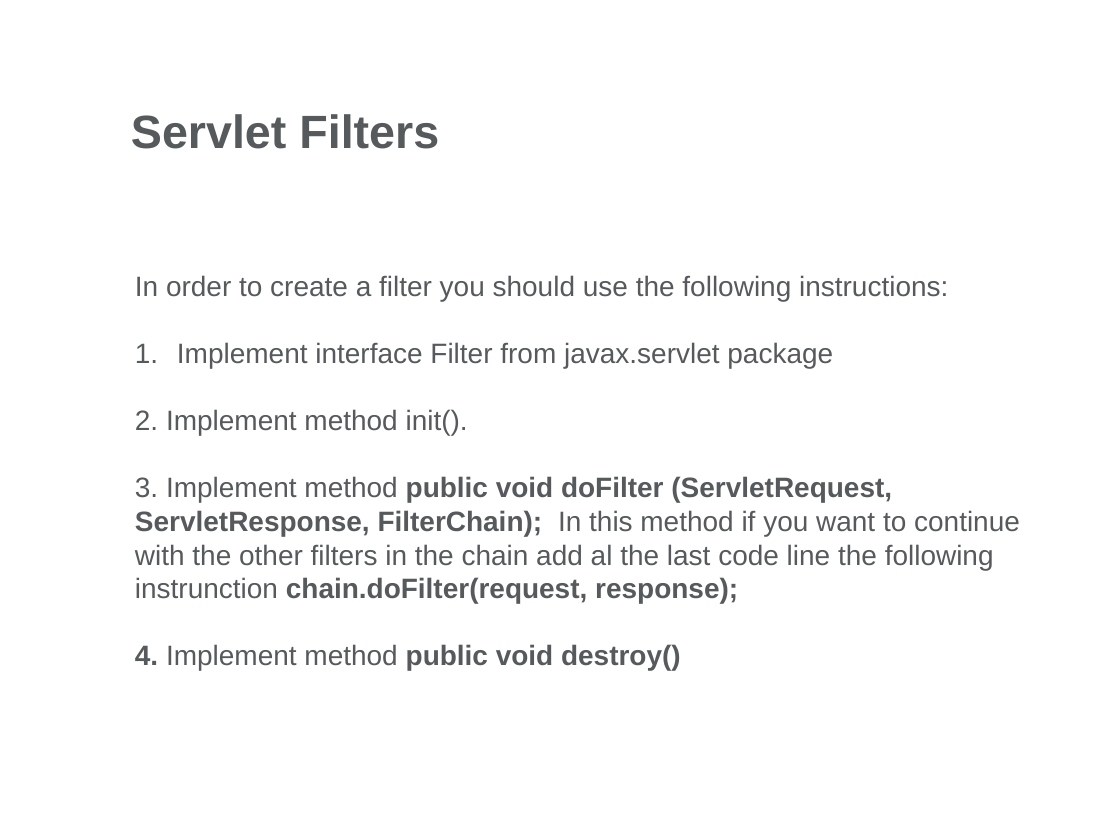
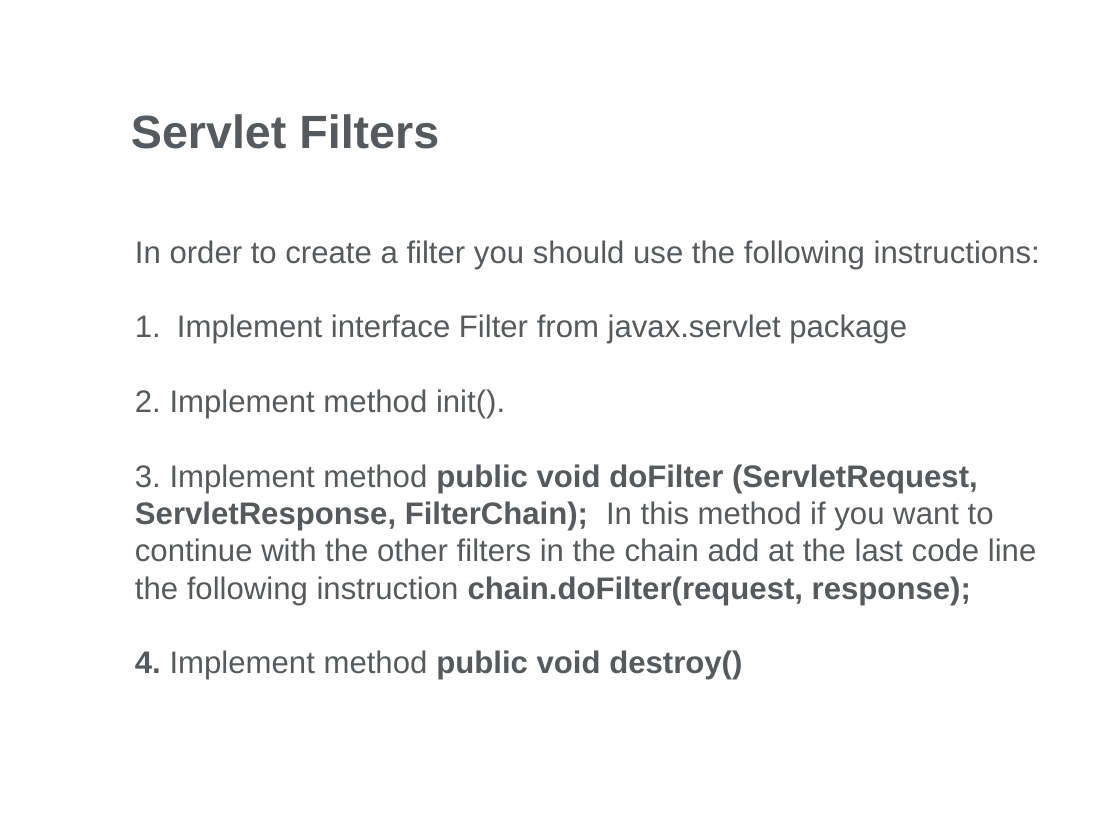
Before and after one commit to andreiapostol/JavaDocs, a slide deck: slide 22 of Servlets/Day2/Docs/Web Presentation-Part2.pptx. Drawn at 1120x840 pixels with LibreOffice and Linux fonts; fonts in the diff are those of the drawing; background and template pictures are left out. Boxes give left, top, right and bottom in pixels: in the first picture for what was removed or moved away, otherwise in the second. Text is boxed around its words. In the diff, an @@ line names an element or a change of style, - is before the commit and + after.

Commit message:
servlets

```diff
--- a/Servlets/Day2/Docs/Web Presentation-Part2.pptx
+++ b/Servlets/Day2/Docs/Web Presentation-Part2.pptx
@@ text "In order to create a ...": place and size @@
-text "In order to create a ..." at (135,275,1020,671)
+text "In order to create a ..." at (135,240,1040,680)
@@ text at (135,240,1040,680): size 18 to 20 pt in "In order to create a filter you ...", "Implement interface Filter from javax.servlet package", "2. Implement method init().", "4. Implement method public void destroy()" @@
@@ text at (135,464,1036,605): text changed; size 18 to 20 pt @@
-  3. Implement method public void doFilter (ServletRequest, ServletResponse, FilterChain); In this method if you want to continue with the other filters in the chain add al the last code line the following instrunction chain.doFilter(request, response);
+  3. Implement method public void doFilter (ServletRequest, ServletResponse, FilterChain); In this method if you want to continue with the other filters in the chain add at the last code line the following instruction chain.doFilter(request, response);
```
Also in this commit, not shown: 16 other slides changed, 39 other files.
